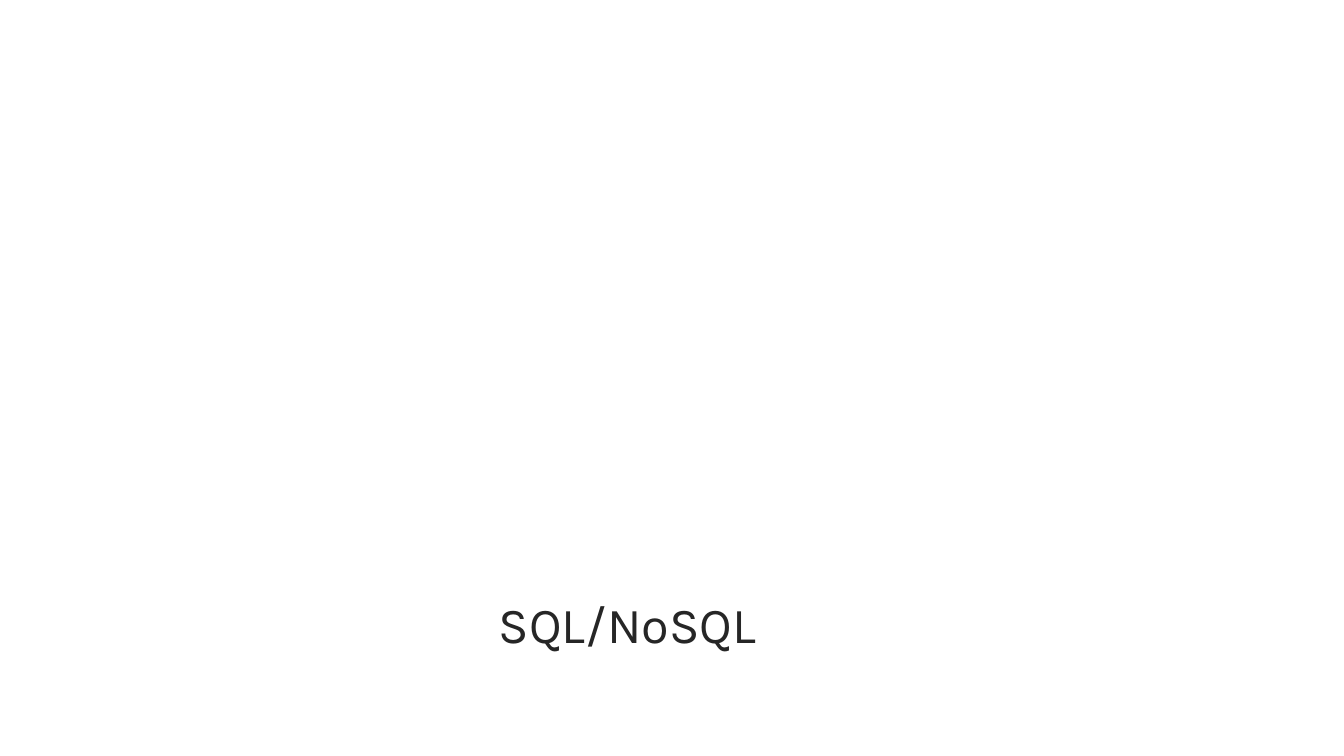
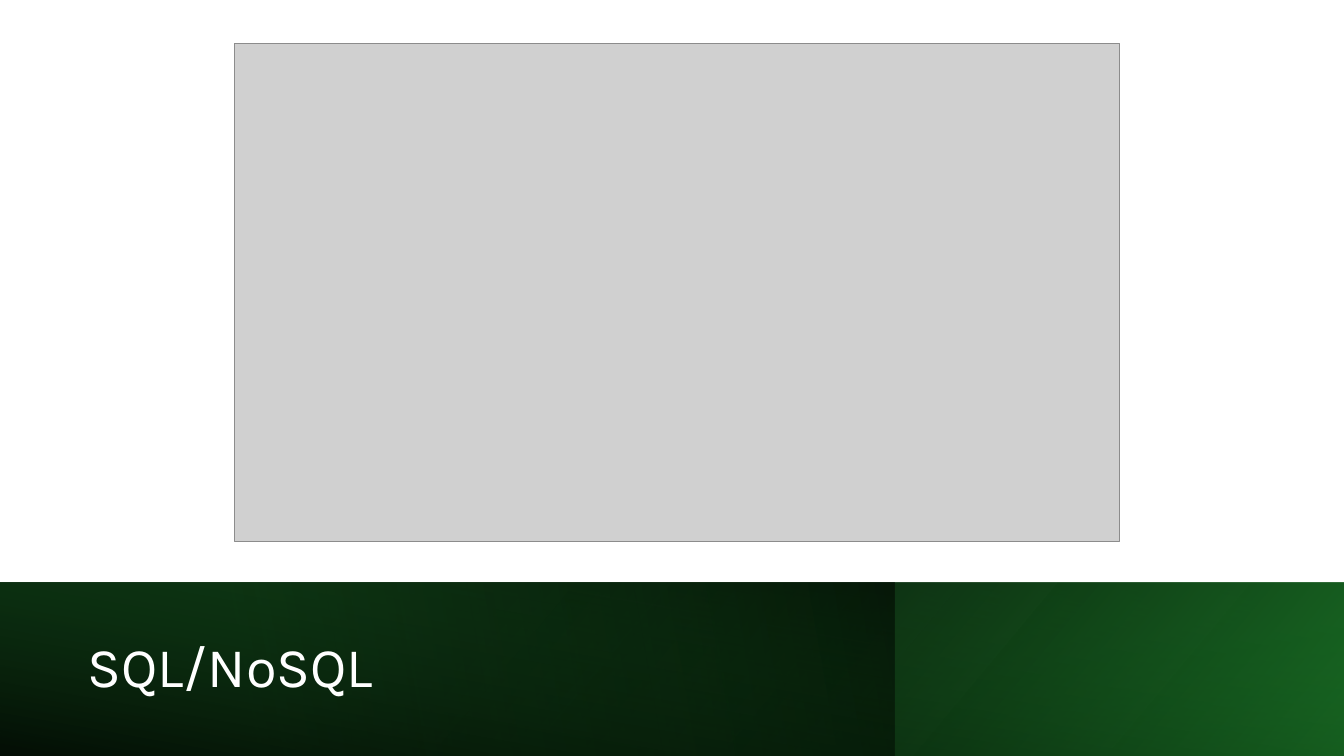
Before and after one commit to olearno/workshops, a slide deck: slide 4 of mongo/mongo_demo.pptx. Drawn at 1344x756 pixels with LibreOffice and Linux fonts; fonts in the diff are those of the drawing; grey boxes stand for pictures; background and template pictures are left out. Boxes give left, top, right and bottom in pixels: in the first picture for what was removed or moved away, otherwise in the second. Text is boxed around its words. In the diff, an @@ line names an element or a change of style, - is before the commit and + after.

Commit message:
ppt

```diff
--- a/mongo/mongo_demo.pptx
+++ b/mongo/mongo_demo.pptx
@@ picture added at <box>234,43,1120,541</box> @@
@@ rectangle: place and size @@
-rectangle at <box>0,587,1344,668</box>
+rectangle at <box>0,583,1344,756</box>
@@ rectangle at <box>0,583,1344,756</box>: fill #FFFFFF at 93% opacity to gradient #000000 to #196B24; mirrored @@
@@ rectangle added at <box>0,583,895,756</box>, fill gradient #13501B to #000000 @@
@@ rectangle added at <box>0,583,1344,756</box>, fill gradient #000000 to #196B24 @@
@@ title "SQL/NoSQL": place and size @@
-title "SQL/NoSQL" at <box>499,606,756,652</box>
+title "SQL/NoSQL" at <box>87,646,373,697</box>
@@ title "SQL/NoSQL" at <box>87,646,373,697</box>: size 36 to 40 pt, text colour #262626 to #FFFFFF; alignment centre to left @@
@@ line removed from (0, 677) to (1344, 677) @@
```
Also in this commit, not shown: 3 other slides changed, 2 slides added.
